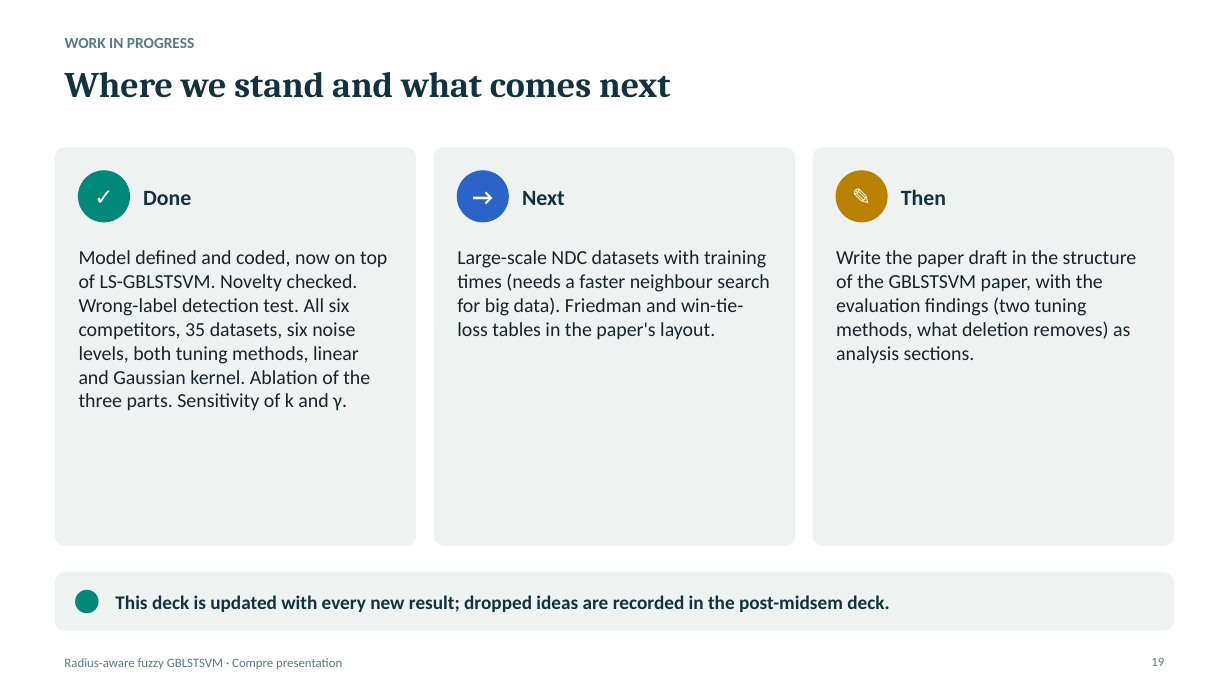
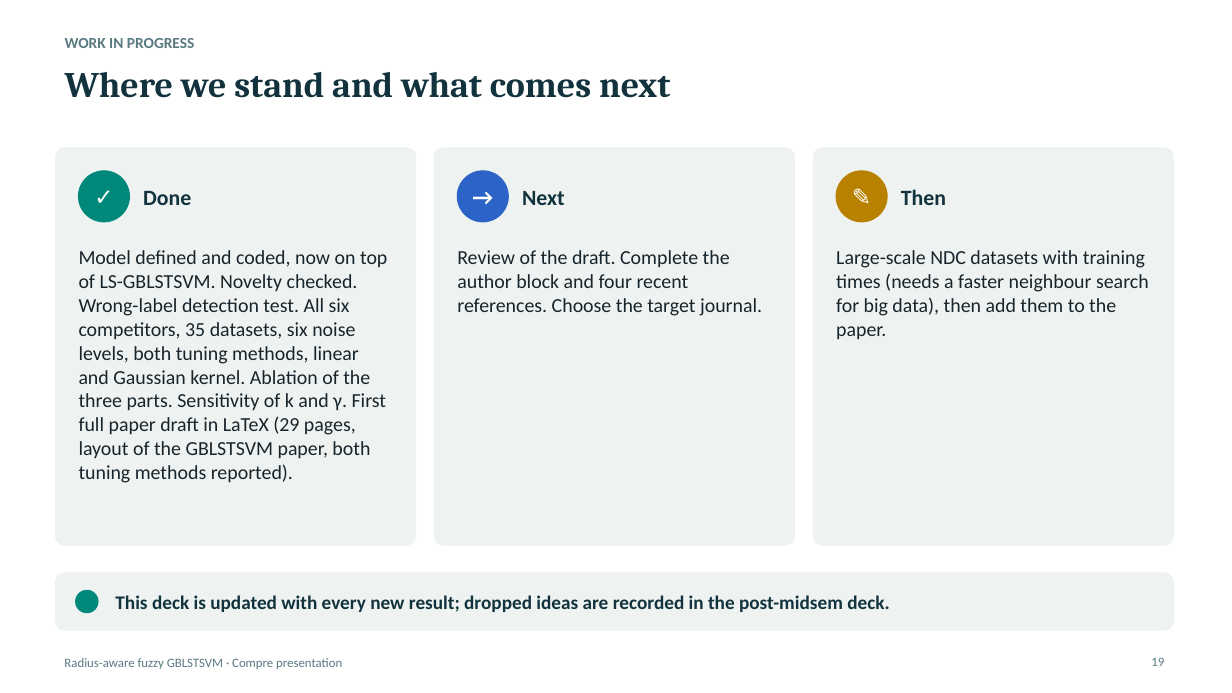
Before and after one commit to Jayagna/GBLSTSVM, a slide deck: slide 19 of reports/compre/compre_presentation.pptx. Drawn at 1232x693 pixels with LibreOffice and Linux fonts; fonts in the diff are those of the drawing. Boxes give left, top, right and bottom in pixels: in the first picture for what was removed or moved away, otherwise in the second. Text is boxed around its words. In the diff, an @@ line names an element or a change of style, - is before the commit and + after.

```diff
--- a/reports/compre/compre_presentation.pptx
+++ b/reports/compre/compre_presentation.pptx
@@ text at [79, 250, 387, 483]: text changed @@
-Model defined and coded, now on top of LS-GBLSTSVM. Novelty checked. Wrong-label detection test. All six competitors, 35 datasets, six noise levels, both tuning methods, linear and Gaussian kernel. Ablation of the three parts. Sensitivity of k and γ.
+Model defined and coded, now on top of LS-GBLSTSVM. Novelty checked. Wrong-label detection test. All six competitors, 35 datasets, six noise levels, both tuning methods, linear and Gaussian kernel. Ablation of the three parts. Sensitivity of k and γ. First full paper draft in LaTeX (29 pages, layout of the GBLSTSVM paper, both tuning methods reported).
@@ text at [457, 250, 762, 316]: text changed @@
-Large-scale NDC datasets with training times (needs a faster neighbour search for big data). Friedman and win-tie-loss tables in the paper's layout.
+Review of the draft. Complete the author block and four recent references. Choose the target journal.
@@ text at [836, 250, 1149, 340]: text changed @@
-Write the paper draft in the structure of the GBLSTSVM paper, with the evaluation findings (two tuning methods, what deletion removes) as analysis sections.
+Large-scale NDC datasets with training times (needs a faster neighbour search for big data), then add them to the paper.
```
Also in this commit, not shown: 31 other files.
